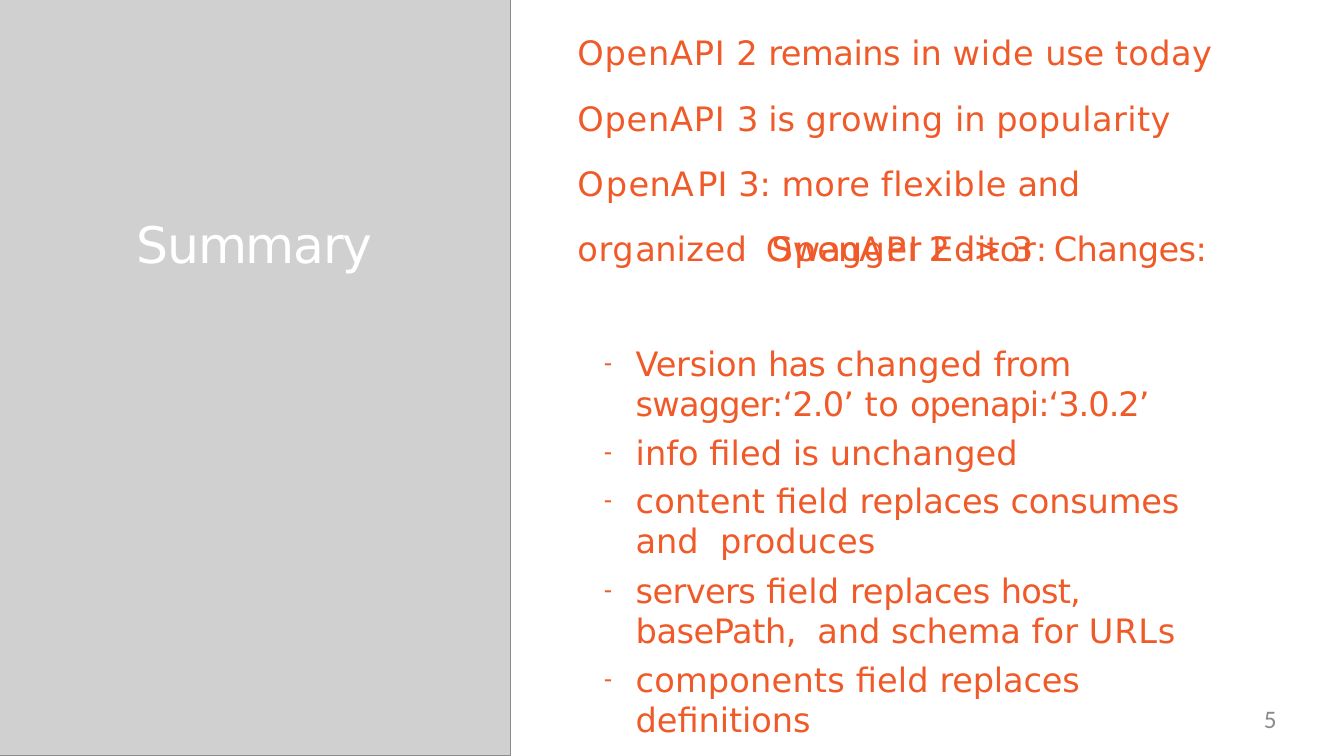
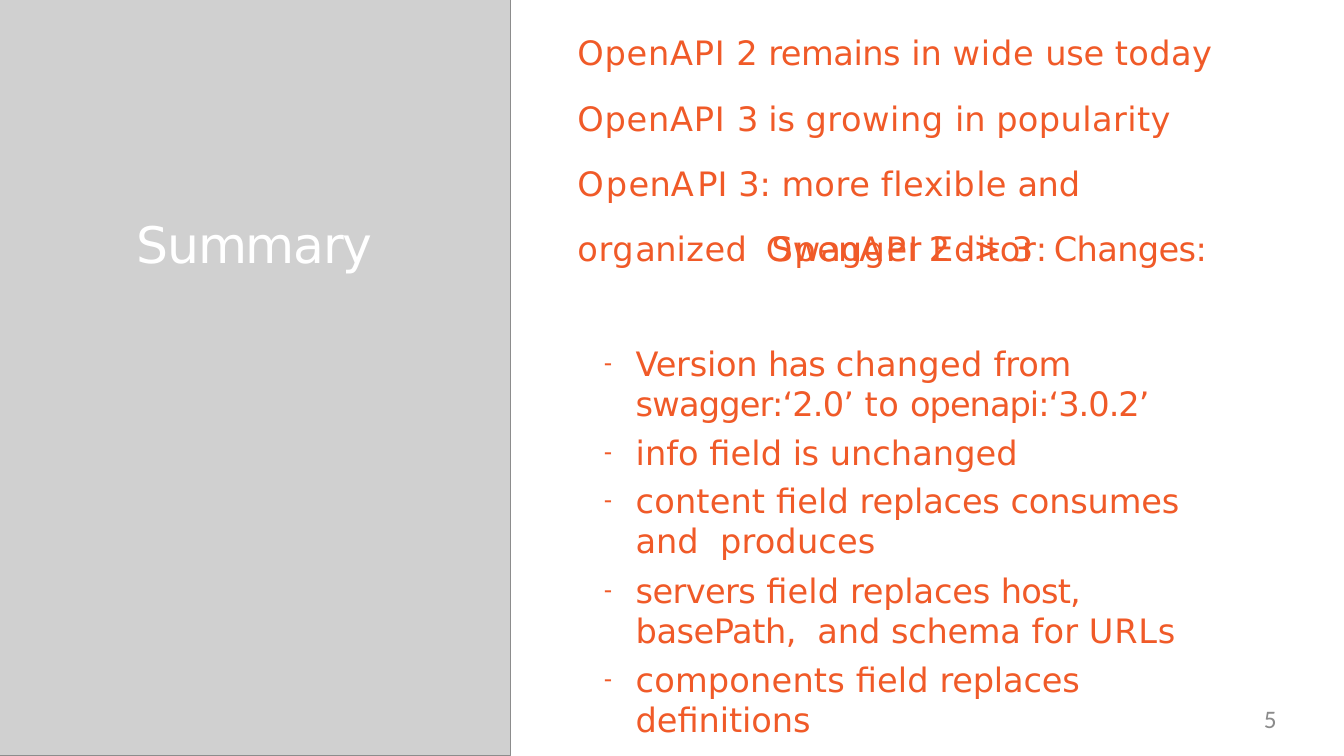
Before and after one commit to StevenJoseph19/JEE-DevOps, a slide deck: slide 5 of 3. Swagger/Day 11/Slides/4. OpenAPI 2.0 vs. OpenAPI 3.0/openapi-20-vs-openapi-30-slides.pptx. Drawn at 1344x756 pixels with LibreOffice and Linux fonts; fonts in the diff are those of the drawing; grey boxes stand for pictures. Boxes give left, top, right and bottom in pixels: in the first picture for what was removed or moved away, otherwise in the second. Text is boxed around its words. In the diff, an @@ line names an element or a change of style, - is before the commit and + after.

```diff
--- a/3. Swagger/Day 11/Slides/4. OpenAPI 2.0 vs. OpenAPI 3.0/openapi-20-vs-openapi-30-slides.pptx
+++ b/3. Swagger/Day 11/Slides/4. OpenAPI 2.0 vs. OpenAPI 3.0/openapi-20-vs-openapi-30-slides.pptx
@@ text at box(636, 439, 1018, 472): text changed @@
-– info filed is unchanged
+– info field is unchanged
```
Also in this commit, not shown: 9 other files.
